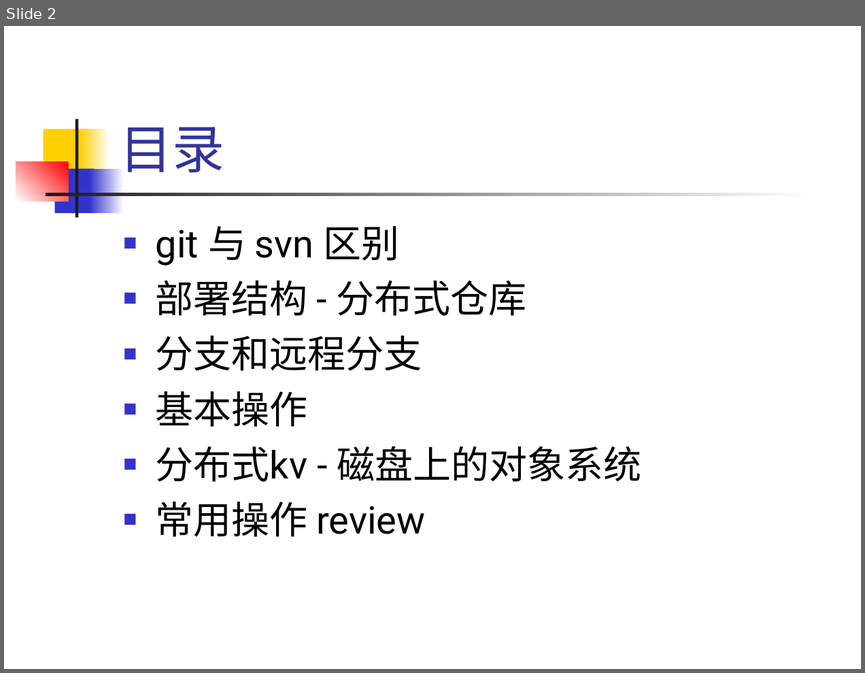
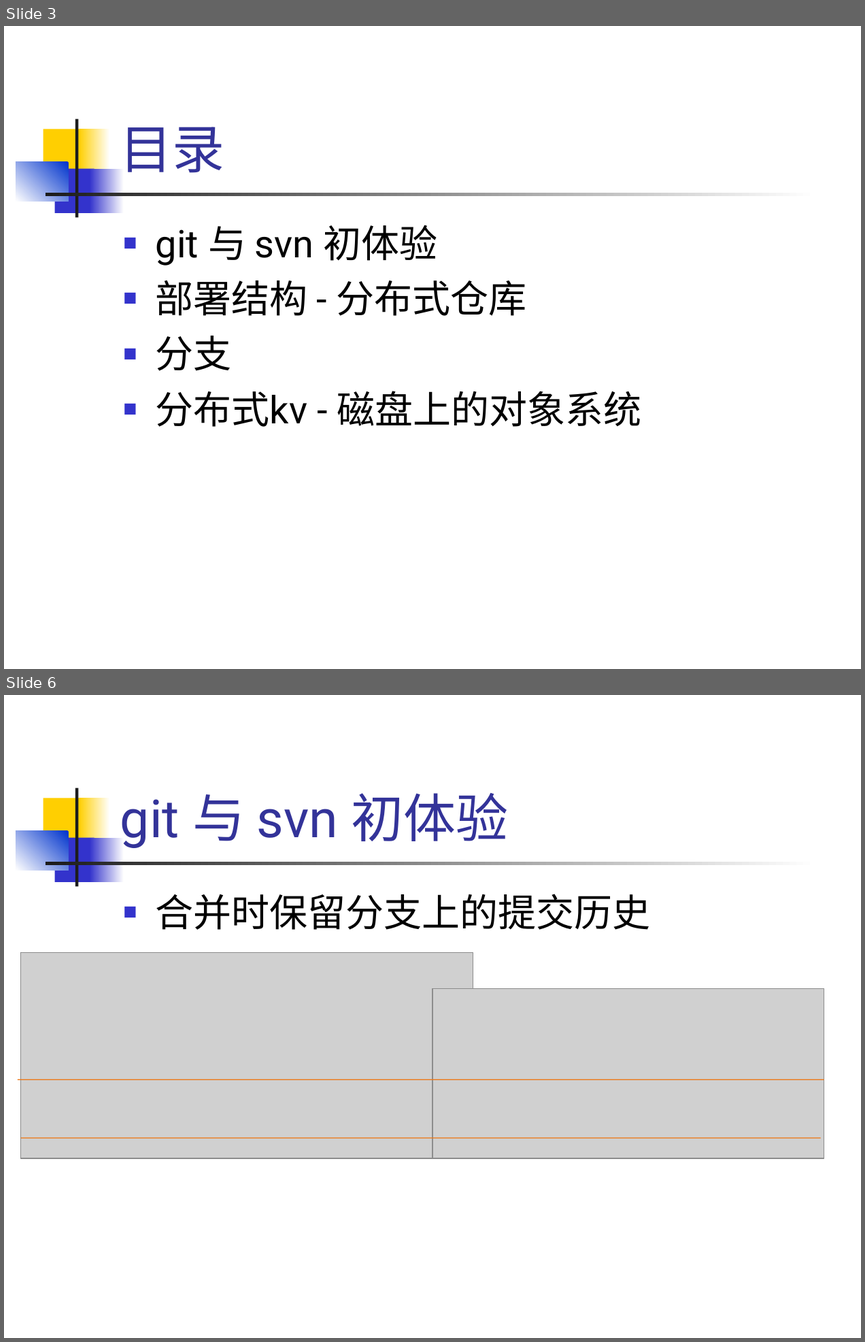
Before and after one commit to hanyong/git-inner-and-use, a slide deck: git-inner-and-use.ppt. Shown one above the other, each under a label of ours: slide 2 before the commit, slides 3 and 6 after it; the slides between them are not shown. The pictures are 865x673 and 865x1342 pixels, drawn with LibreOffice and Linux fonts; fonts in the diff are those of the drawing; grey boxes stand for pictures. Boxes give left, top, right and bottom in pixels: in the first picture for what was removed or moved away, otherwise in the second. Text is boxed around its words. In the diff, an @@ line names an element or a change of style, - is before the commit and + after.

```diff
--- a/git-inner-and-use.ppt
+++ b/git-inner-and-use.ppt
@@ slide 6 added at (x1=4, y1=695, x2=861, y2=1338), background #FFFFFF; not listed: 7 template elements that a slide beside it also shows @@
@@ title added at (x1=120, y1=793, x2=508, y2=848), 44 pt, text #333399 @@
+git 与 svn 初体验
@@ text added at (x1=156, y1=894, x2=651, y2=930), 32 pt, text #000000 @@
+■ 合并时保留分支上的提交历史
@@ picture added at (x1=21, y1=952, x2=473, y2=1157) @@
@@ picture added at (x1=432, y1=988, x2=824, y2=1157) @@
@@ line added from (18, 1080) to (824, 1080), #ED7613 0.74 pt @@
@@ line added from (21, 1138) to (821, 1138), #ED7613 0.74 pt @@
@@ what was slide 2 is now slide 3 @@
@@ slide 3 changed as well @@
@@ rectangle at (x1=16, y1=161, x2=68, y2=201): fill gradient #FF0000 to #FFFFFF to gradient #0033CC to #FFFFFF @@
@@ text at (x1=156, y1=225, x2=438, y2=265): text changed @@
-■ git 与 svn 区别
+■ git 与 svn 初体验
@@ text at (x1=156, y1=335, x2=232, y2=371): text changed @@
-■ 分支和远程分支
-■ 基本操作
+■ 分支
@@ text at (x1=156, y1=501, x2=425, y2=537): paragraph removed @@
-■ 常用操作 review
```
Also in this commit, not shown: 4 other slides changed, 18 other slides added, 3 slides removed.
